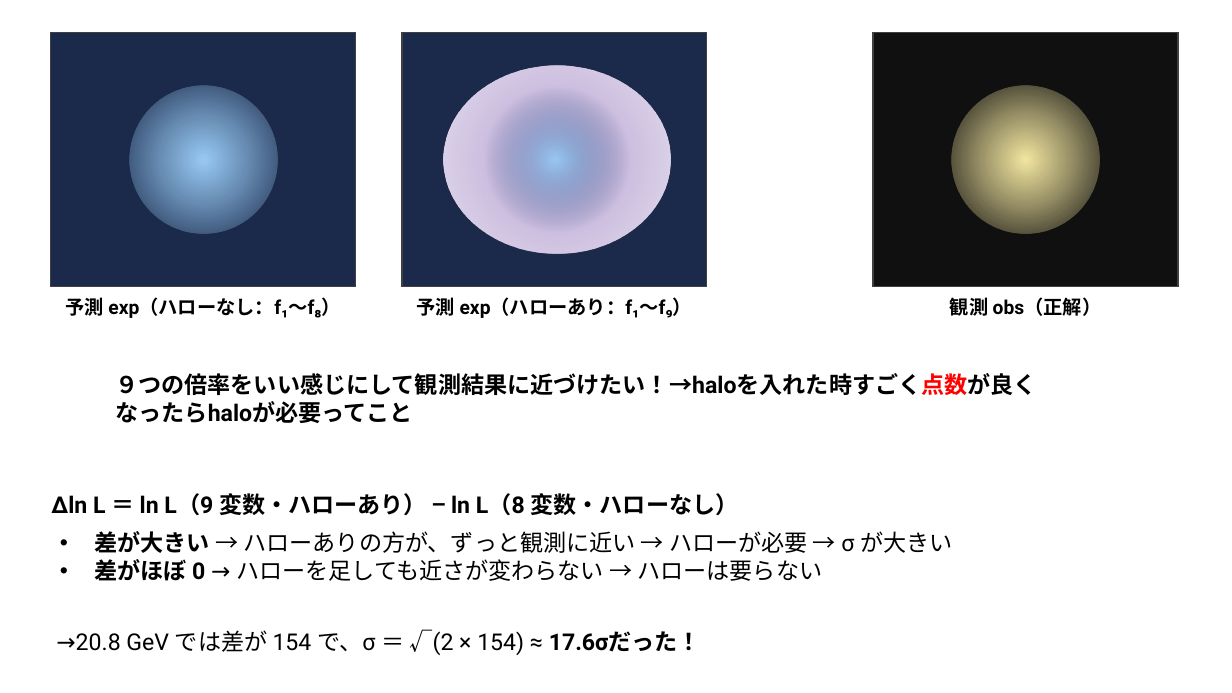
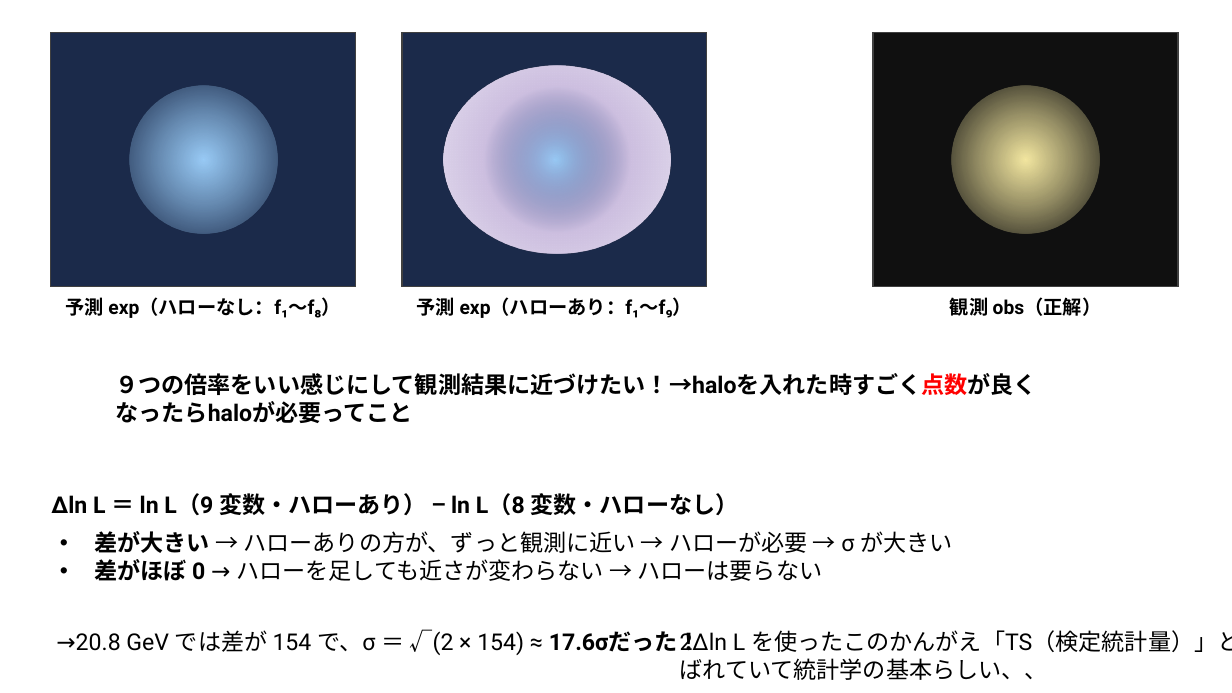
Before and after one commit to Mikann20041029/darkmatter-slides, a slide deck: slide 8 of slides/2026-10-03_研究進捗報告_claude_夕方版.pptx. Drawn at 1232x693 pixels with LibreOffice and Linux fonts; fonts in the diff are those of the drawing. Boxes give left, top, right and bottom in pixels: in the first picture for what was removed or moved away, otherwise in the second. Text is boxed around its words. In the diff, an @@ line names an element or a change of style, - is before the commit and + after.

Commit message:
slides: 本人の編集版を更新 (10-05 14:14)

```diff
--- a/slides/2026-10-03_研究進捗報告_claude_夕方版.pptx
+++ b/slides/2026-10-03_研究進捗報告_claude_夕方版.pptx
@@ text added at (680, 630, 1232, 680), 18 pt, text #000000 @@
+2Δln L を使ったこのかんがえ「TS（検定統計量）」と呼ばれていて統計学の基本らしい、、
```
